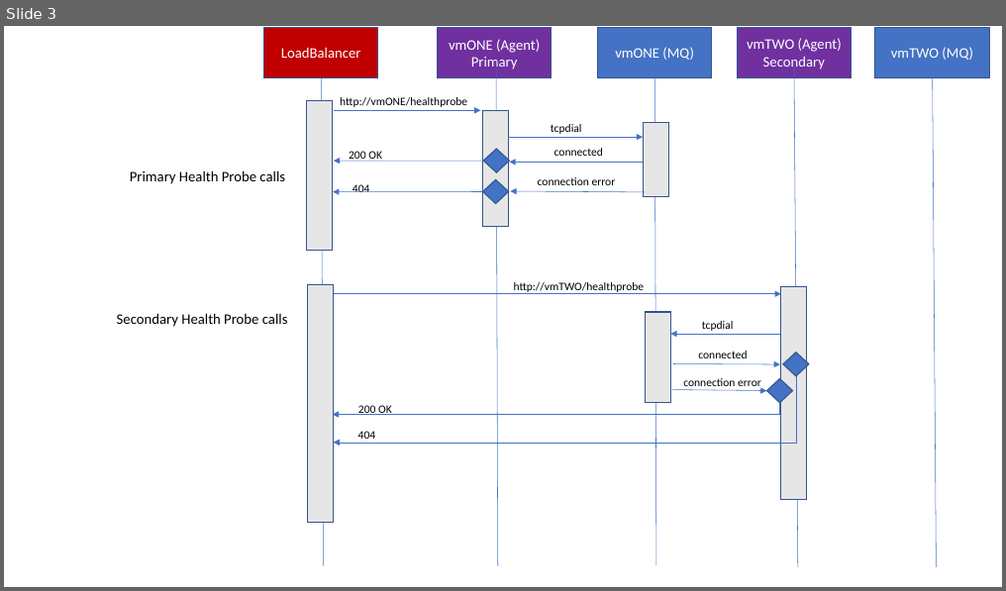
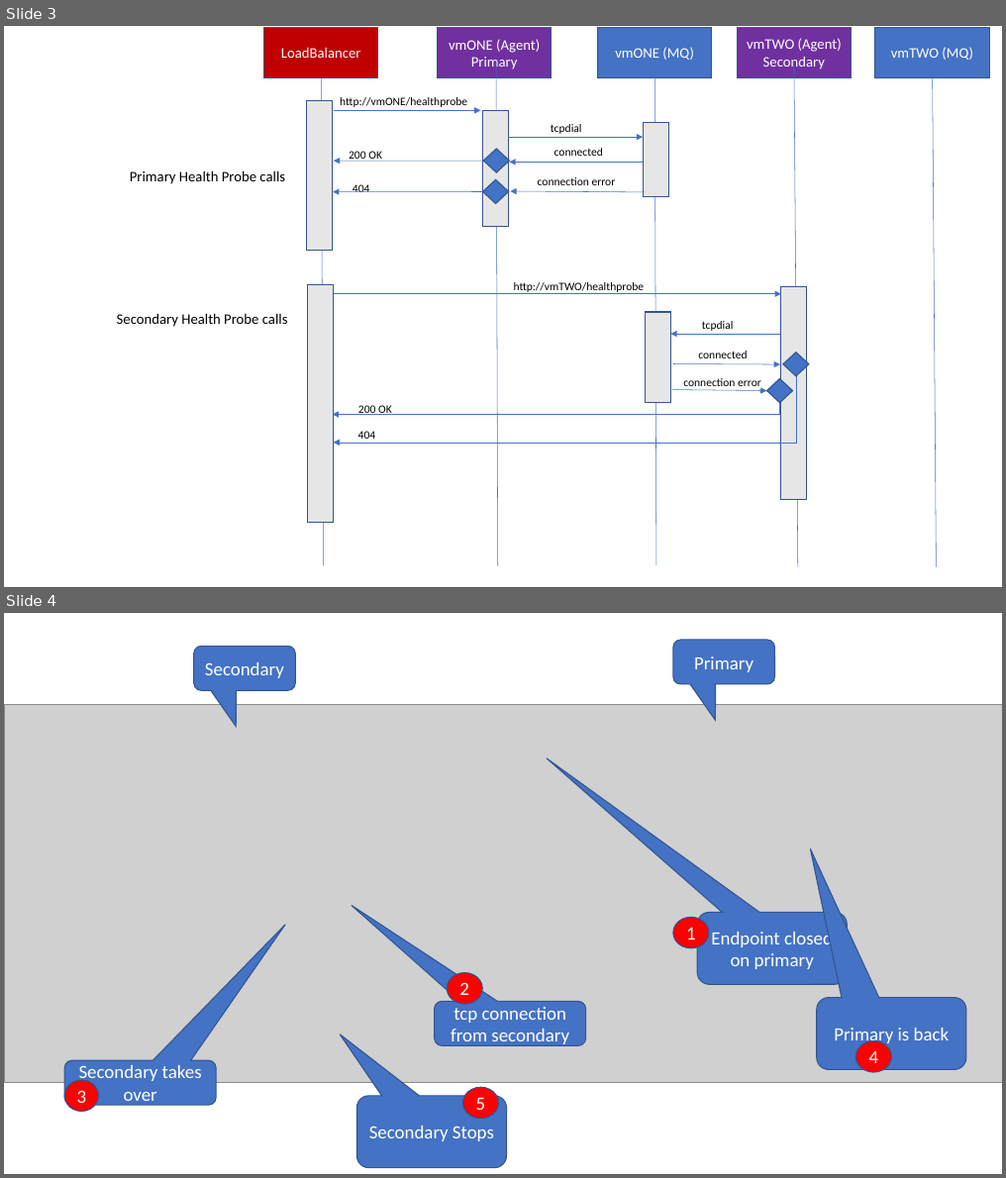
Before and after one commit to jaypaddy/MythicalHP, a slide deck: MythicalHP.pptx. Shown one above the other, each under a label of ours: slide 3 before the commit, slides 3 and 4 after it. The pictures are 1006x591 and 1006x1178 pixels, drawn with LibreOffice and Linux fonts; fonts in the diff are those of the drawing; grey boxes stand for pictures. Boxes give left, top, right and bottom in pixels: in the first picture for what was removed or moved away, otherwise in the second. Text is boxed around its words. In the diff, an @@ line names an element or a change of style, - is before the commit and + after.

```diff
--- a/MythicalHP.pptx
+++ b/MythicalHP.pptx
@@ slide 4 added at (4, 613, 1002, 1174), background #FFFFFF @@
@@ rounded speech box added at (673, 640, 775, 685), fill #4472C4, outline #325491 1 pt, 18 pt, text #FFFFFF @@
+Primary
@@ rounded speech box added at (194, 646, 296, 691), fill #4472C4, outline #325491 1 pt, 18 pt, text #FFFFFF @@
+Secondary
@@ picture added at (4, 704, 1002, 1083) @@
@@ ellipse added at (673, 918, 709, 950), fill #FF0000, outline #325491 1 pt, 18 pt, text #FFFFFF @@
+1
@@ rounded speech box added at (697, 912, 846, 984), fill #4472C4, outline #325491 1 pt, 18 pt, text #FFFFFF @@
+Endpoint closed on primary
@@ ellipse added at (448, 973, 483, 1004), fill #FF0000, outline #325491 1 pt, 18 pt, text #FFFFFF @@
+2
@@ rounded speech box added at (817, 998, 966, 1069), fill #4472C4, outline #325491 1 pt, 18 pt, text #FFFFFF @@
+Primary is back
@@ rounded speech box added at (435, 1001, 586, 1047), fill #4472C4, outline #325491 1 pt, 18 pt, text #FFFFFF @@
+tcp connection from secondary
@@ ellipse added at (856, 1042, 892, 1072), fill #FF0000, outline #325491 1 pt, 18 pt, text #FFFFFF @@
+4
@@ rounded speech box added at (64, 1060, 216, 1106), fill #4472C4, outline #325491 1 pt, 18 pt, text #FFFFFF @@
+Secondary takes over
@@ ellipse added at (64, 1080, 98, 1112), fill #FF0000, outline #325491 1 pt, 18 pt, text #FFFFFF @@
+3
@@ ellipse added at (463, 1087, 499, 1119), fill #FF0000, outline #325491 1 pt, 18 pt, text #FFFFFF @@
+5
@@ rounded speech box added at (356, 1096, 506, 1167), fill #4472C4, outline #325491 1 pt, 18 pt, text #FFFFFF @@
+Secondary Stops
```
Also in this commit, not shown: 2 other files.
